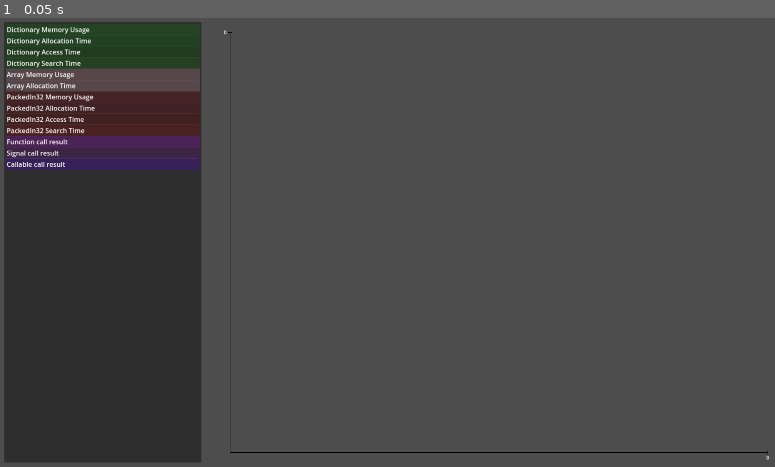
Above: before the commit, frame 1.
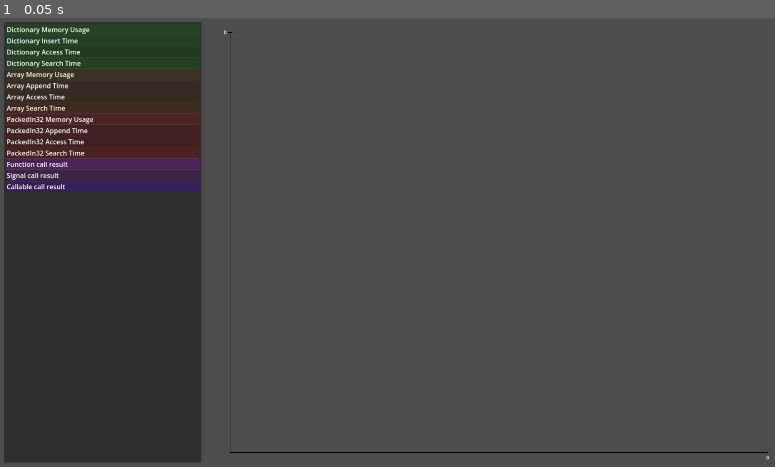
Above: after the commit, the same moment.

Repository: Viele/godot_benchmark
Game: Godot game, scene res://startup.tscn
Same seed, same stepped clock (60 frames per second), same inputs: the game is played once before the commit and once after it.
Inputs:
- Up to frame 1 (0.05 s): no input

The runs differ from the first frame. In frame 1, 3.5% of the frame differs, in the area x 0-26%, y 4-39%.

Commit message:
more tests

Diff:
--- a/benchmarks/array_benchmark.gd
+++ b/benchmarks/array_benchmark.gd
@@ -1,6 +1,7 @@
 class_name ArrayBenchmark
 extends AbstractBenchmark
 
+const _BASE_COLOR = Color(0.6, 0.4, 0.2)
 
 static func run() -> Array[BenchmarkResult]:
     var results: Array[BenchmarkResult] = []
@@ -8,12 +9,26 @@
     var memory_result := BenchmarkResult.new()
     memory_result.name = "Array Memory Usage"
     memory_result.y_unit = BenchmarkResult.UnitType.MEMORY
+    memory_result.color = _BASE_COLOR
     results.append(memory_result)
 
     var time_result := BenchmarkResult.new()
-    time_result.name = "Array Allocation Time"
+    time_result.name = "Array Append Time"
     time_result.y_unit = BenchmarkResult.UnitType.TIME
+    time_result.color = _BASE_COLOR * Color(0.8, 0.8, 1)
     results.append(time_result)
+
+    var access_time_result := BenchmarkResult.new()
+    access_time_result.name = "Array Access Time"
+    access_time_result.y_unit = BenchmarkResult.UnitType.TIME
+    access_time_result.color = _BASE_COLOR * Color(0.8, 0.7, 0.7)
+    results.append(access_time_result)
+
+    var search_time_result := BenchmarkResult.new()
+    search_time_result.name = "Array Search Time"
+    search_time_result.y_unit = BenchmarkResult.UnitType.TIME
+    search_time_result.color = _BASE_COLOR * Color(1, 0.8, 0.8)
+    results.append(search_time_result)
 
     var size = 1
     while size < BenchmarkConstants.MAX_ITERABLE_LENGTH:
@@ -30,6 +45,17 @@
         var memory_bytes := int(Performance.get_monitor(Performance.MEMORY_STATIC)) - memory_start
         memory_result.data.append(Vector2(size, memory_bytes))
 
+        var access_time_start := Time.get_ticks_usec()
+        for i in range(BenchmarkConstants.ACCESS_TIME_TEST_COUNT):
+            var _value = test_array[size-1]
+        time_after = Time.get_ticks_usec()
+        access_time_result.data.append(Vector2(size, time_after - access_time_start))
+
+        var search_time_start := Time.get_ticks_usec()
+        test_array.find(size - 1)
+        time_after = Time.get_ticks_usec()
+        search_time_result.data.append(Vector2(size, time_after - search_time_start))
+
         size *= 2
 
     return results
--- a/benchmarks/dictionary_benchmark.gd
+++ b/benchmarks/dictionary_benchmark.gd
@@ -13,7 +13,7 @@
 	memory_result.color = _BASE_COLOR * 0.9
 
 	var time_result := BenchmarkResult.new()
-	time_result.name = "Dictionary Allocation Time"
+	time_result.name = "Dictionary Insert Time"
 	results.append(time_result)
 	time_result.y_unit = BenchmarkResult.UnitType.TIME
 	time_result.color = _BASE_COLOR * Color(0.8, 0.8, 1)
--- a/benchmarks/packed32_benchmark.gd
+++ b/benchmarks/packed32_benchmark.gd
@@ -9,11 +9,11 @@
     var memory_result := BenchmarkResult.new()
     memory_result.name = "PackedIn32 Memory Usage"
     memory_result.y_unit = BenchmarkResult.UnitType.MEMORY
-    memory_result.color = _BASE_COLOR * 0.9
+    memory_result.color = _BASE_COLOR
     results.append(memory_result)
 
     var create_time_result := BenchmarkResult.new()
-    create_time_result.name = "PackedIn32 Allocation Time"
+    create_time_result.name = "PackedIn32 Append Time"
     create_time_result.y_unit = BenchmarkResult.UnitType.TIME
     create_time_result.color = _BASE_COLOR * Color(0.8, 0.8, 1)
     results.append(create_time_result)
--- a/constants.gd
+++ b/constants.gd
@@ -6,6 +6,6 @@
 const ITERATIONS := 3
 
 ## To which size to test Dictionaries and Arrays.
-const MAX_ITERABLE_LENGTH := 1 << 16
+const MAX_ITERABLE_LENGTH := 1 << 17
 
 const ACCESS_TIME_TEST_COUNT := 1000
